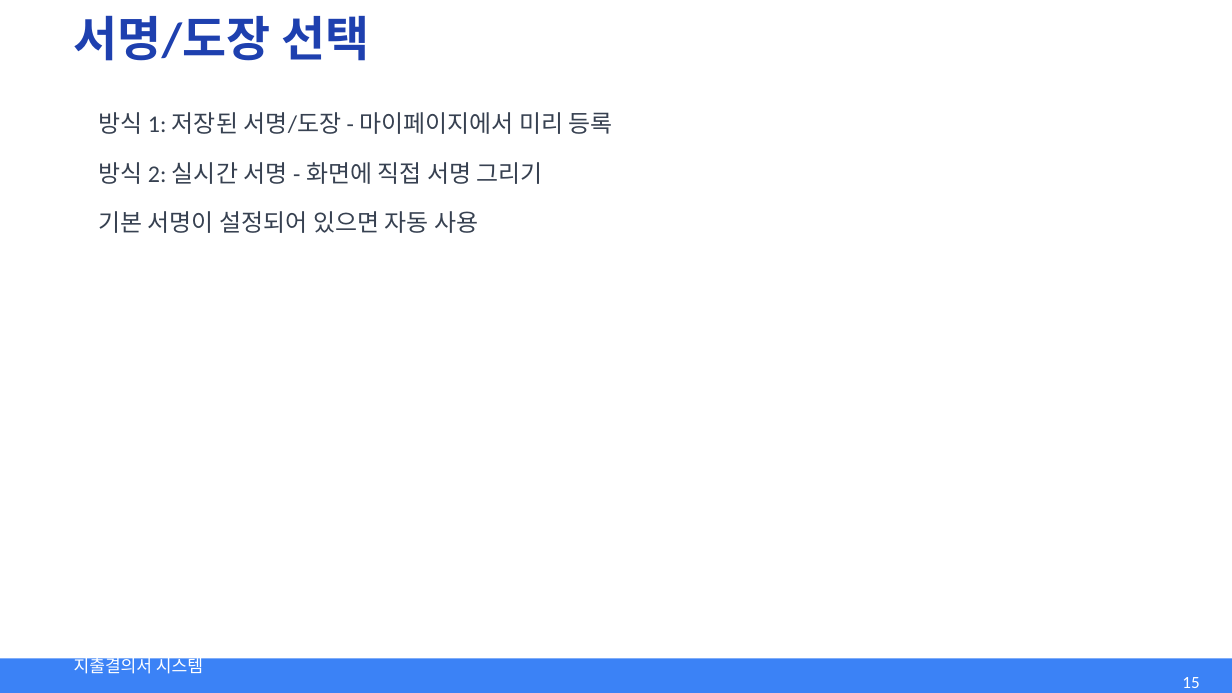
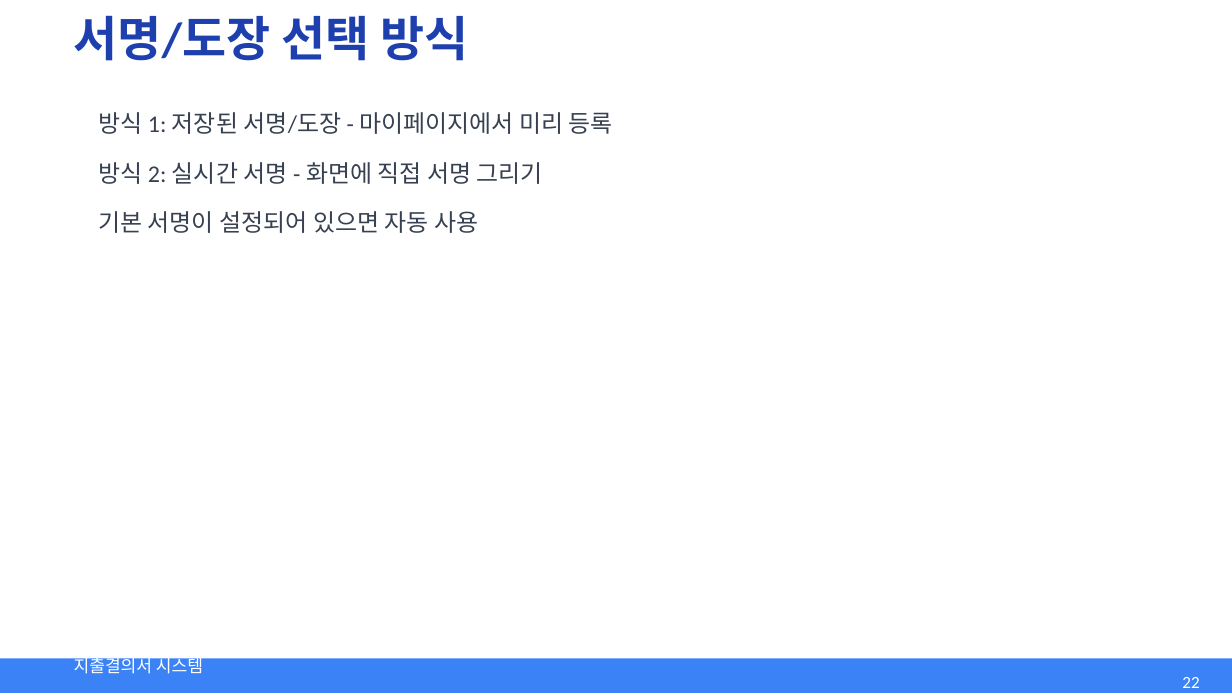
Before and after one commit to can1001/expense-saas, a slide deck: slide 22 of docs/user-guide/presentations/01-expense-guide.pptx (slide 15 before the commit). Drawn at 1232x693 pixels with LibreOffice and Linux fonts; fonts in the diff are those of the drawing. Boxes give left, top, right and bottom in pixels: in the first picture for what was removed or moved away, otherwise in the second. Text is boxed around its words. In the diff, an @@ line names an element or a change of style, - is before the commit and + after.

```diff
--- a/docs/user-guide/presentations/01-expense-guide.pptx
+++ b/docs/user-guide/presentations/01-expense-guide.pptx
@@ text at (x1=74, y1=15, x2=468, y2=61): text changed @@
-서명/도장 선택
+서명/도장 선택 방식
@@ page number at (x1=1182, y1=677, x2=1199, y2=688): text changed @@
-15
+22
```
Also in this commit, not shown: 5 other slides changed, 7 slides added, 5 other files.
